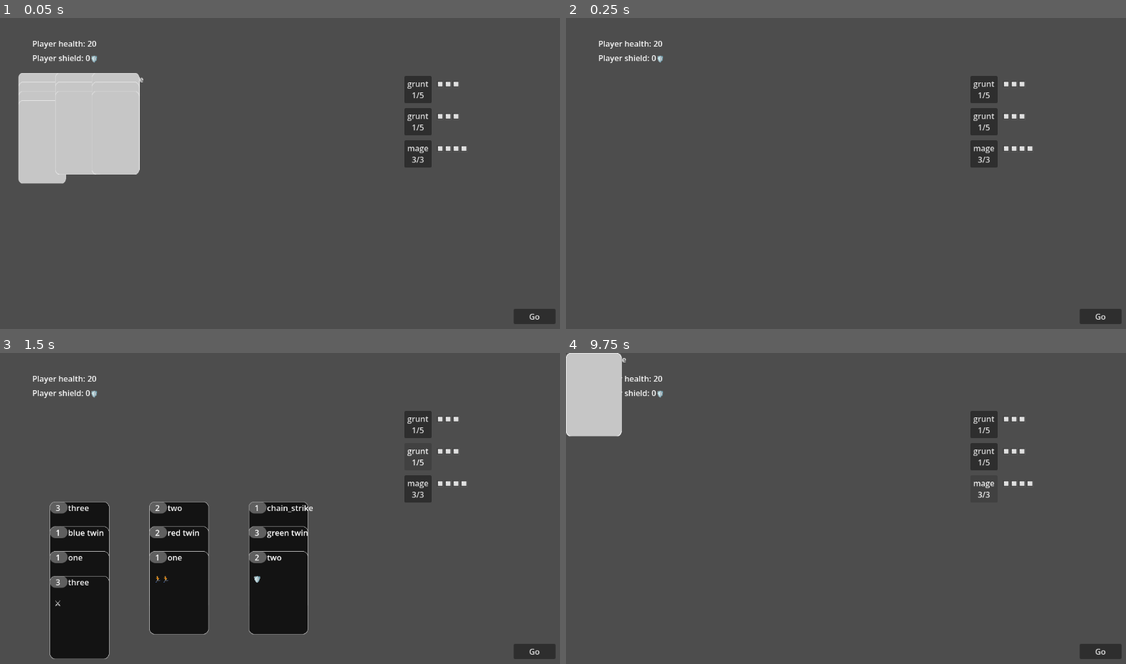
Above: before the commit, frames 1-4 (two rows, left to right).
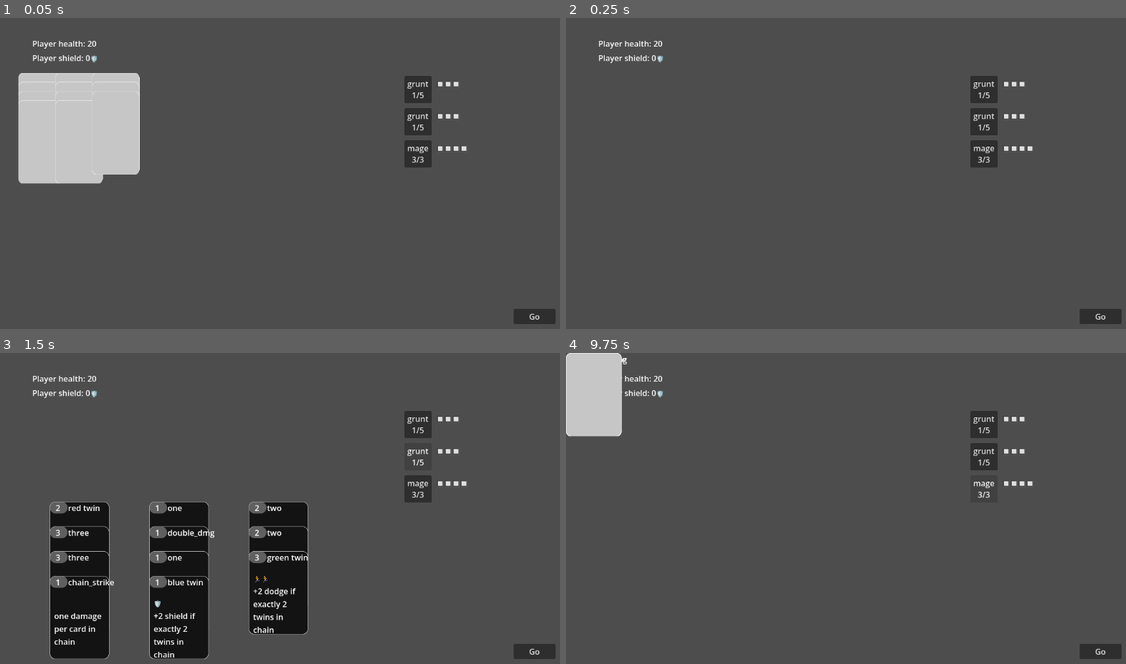
Above: after the commit, the same moments.

Repository: tgbrooks/cocards
Game: Godot game, scene res://main.tscn
Same seed, same stepped clock (60 frames per second), same inputs: the game is played once before the commit and once after it.
Inputs:
- Up to frame 1 (0.05 s): no input
- Up to frame 2 (0.25 s): no input
- Up to frame 3 (1.5 s): click "grunt 1/5" at 0.5 s; click "grunt 1/5" at 1.25 s
- Up to frame 4 (9.75 s): click "mage 3/3" at 2 s; click "Go" at 2.75 s; click "Go" at 3.5 s; click "grunt 1/5" at 4.25 s; click "grunt 1/5" at 5 s; click "mage 3/3" at 5.75 s; click "Go" at 6.5 s; click "grunt 1/5" at 7.25 s; click "grunt 1/5" at 8 s; click "mage 3/3" at 8.75 s; tap Enter at 9.5 s; hold R from 9.53 s (still down)

The runs differ from the first frame. In frame 1, 0.2% of the frame differs, in the area x 10-26%, y 19-54%; in frame 2, nothing differs; in frame 3, 2.4%, in the area x 9-56%, y 48-99%; in frame 4, less than 0.1%.

Commit message:
New stack effect computation setup

Diff:
--- a/card.gd
+++ b/card.gd
@@ -4,13 +4,20 @@
 @export var number: int = 0
 @export var suit: Enums.Suit = Enums.Suit.RED
 @export var visible_face: Enums.CardFace = Enums.CardFace.BACK
-@export var damage: int = 1
+@export var damage: int = 0
 @export var dodge: int = 0
 @export var shield: int = 0
 @export var description: String = ''
 @export var card_labels: Array[String] = []
+var first_pass = func(result: StackResults, _enemy: Enemy, _main: Main, _cards: Array[Card]) -> StackResults:
+	result.damage += damage
+	result.shield += shield
+	result.dodge += dodge
+	return result
+var second_pass = func(result: StackResults, _enemy: Enemy, _main: Main, _cards: Array[Card]) -> StackResults:
+	return result
 signal card_flipped(to_front: bool)
-signal played(enemy: Enemy, card_stack: Array[Card])
+#signal played(enemy: Enemy, card_stack: Array[Card])
 @onready var button: Button = $Button
 @onready var number_label: Label = $NumberLabel
 @onready var name_label: Label = $NameLabel
@@ -54,13 +61,6 @@
 	tween.tween_property(self, "scale", Vector2(1.0, 1.0), 0.25)
 	await tween.finished
 
-func play(enemy: Enemy, card_stack: Array[Card], main: Main) -> void:
-	main.gain_shield(shield)
-	enemy.take_damage(damage)
-	enemy.gain_dodge(dodge)
-	get_parent().remove(self)
-	played.emit(enemy, card_stack)
-
 static func can_chain(cards: Array[Card]) -> bool:
 	var curr_number = null
 	for card in cards:
@@ -71,3 +71,15 @@
 			return false
 		curr_number = card.number
 	return true
+
+static func compute_chain(cards: Array[Card], enemy: Enemy, main: Main) -> StackResults:
+	var result = StackResults.new()
+
+	for i in range(cards.size()-1,-1,-1):
+		var card = cards[i]
+		card.first_pass.call(result, enemy, main, cards)
+
+	for i in range(cards.size()-1,-1,-1):
+		var card = cards[i]
+		card.second_pass.call(result, enemy, main, cards)
+	return result
--- a/card_library.gd
+++ b/card_library.gd
@@ -32,20 +32,25 @@
 		card.shield = 1
 	elif card_name == 'three':
 		card.number = 3
+		card.damage = 1
 		card.suit = Enums.Suit.RED
 	elif card_name == 'chain_strike':
 		card.number = 1
 		card.damage = 0
 		card.description = "one damage per card in chain"
 		card.suit = Enums.Suit.RED
-		card.played.connect(func (enemy, cs): enemy.take_damage(cs.size()))
+		card.first_pass = func (result, enemy, main, cards):
+			result.damage += cards.size()
 	elif card_name == 'red twin':
 		card.number = 2
 		card.damage = 1
 		card.description = "+2 damage if exactly 2 twins in chain"
 		card.suit = Enums.Suit.RED
 		card.card_labels.append('twin')
-		card.played.connect(func (enemy, cs): if has_twins(cs): enemy.take_damage(2))
+		card.first_pass = func (result, enemy, main, cards):
+			result.damage += card.damage
+			if has_twins(cards):
+				result.damage += 2
 	elif card_name == 'green twin':
 		card.number = 3
 		card.dodge = 2
@@ -53,7 +58,10 @@
 		card.description = "+2 dodge if exactly 2 twins in chain"
 		card.suit = Enums.Suit.GREEN
 		card.card_labels.append('twin')
-		card.played.connect(func (enemy, cs): if has_twins(cs): enemy.gain_dodge(2))
+		card.first_pass = func (result, enemy, main, cards):
+			result.dodge += card.dodge
+			if has_twins(cards):
+				result.dodge += 2
 	elif card_name == 'blue twin':
 		card.number = 1
 		card.shield = 1
@@ -61,12 +69,17 @@
 		card.description = "+2 shield if exactly 2 twins in chain"
 		card.suit = Enums.Suit.BLUE
 		card.card_labels.append('twin')
-		card.played.connect(func (_enemy, cs): if has_twins(cs): main.gain_shield(2))
-	elif card_name == 'double':
-		card.number = 4
+		card.first_pass = func (result, enemy, main, cards):
+			result.shield += card.shield
+			if has_twins(cards):
+				result.shield += 2
+	elif card_name == 'double_dmg':
+		card.number = 1
 		card.damage = 0
 		card.description = "double damage of chain"
-
+		card.suit = Enums.Suit.RED
+		card.second_pass = func(result, enemy, main, cards):
+			result.damage *= 2
 	else:
 		print("Unrecognized card name", card_name)
 		return null
--- a/main.gd
+++ b/main.gd
@@ -24,7 +24,7 @@
 		self.add_child(cs)
 
 	var library = CardLibrary.new()
-	for card_name in ["one", "one", "two", "two",  "three", "three",  "chain_strike", "red twin", "blue twin", "green twin"]:
+	for card_name in ["one", "one", "two", "two",  "three", "three",  "chain_strike", "red twin", "blue twin", "green twin", "double_dmg"]:
 		var card = library.make_card_by_name(card_name, self)
 		deck.append(card)
 
@@ -83,10 +83,13 @@
 	if selected_cards:
 		# Play selected cards on the enemy, starting from the bottom
 		var chain = selected_cards.duplicate(false)
+
+		var result = Card.compute_chain(selected_cards, enemy, self)
+		result.apply(chain, enemy, self)
 		for i in range(chain.size()-1,-1,-1):
 			var card = chain[i]
 			card.unselect()
-			play_card(card, enemy, chain)
+			play_card(card)
 		gain_enemy_action_points(1)
 		selected_cards = []
 		selected_card_stack = null
@@ -98,8 +101,8 @@
 		if all_empty:
 			deal_cards()
 
-func play_card(card: Card, enemy: Enemy, card_stack: Array[Card]) -> void:
-	card.play(enemy, card_stack, self)
+func play_card(card: Card) -> void:
+	card.get_parent().remove(card)
 	var idx = selected_cards.find(card)
 	if idx >= 0:
 		selected_cards.pop_at(idx)
--- /dev/null
+++ b/stack_results.gd
@@ -0,0 +1,13 @@
+class_name StackResults extends Node
+
+var damage = 0
+var shield = 0
+var dodge = 0
+
+func apply(cards: Array[Card], enemy: Enemy, main: Main) -> void:
+	if damage > 0:
+		enemy.take_damage(damage)
+	if shield > 0:
+		main.gain_shield(shield)
+	if dodge > 0:
+		enemy.gain_dodge(dodge)
Not shown, added: stack_results.gd.uid
